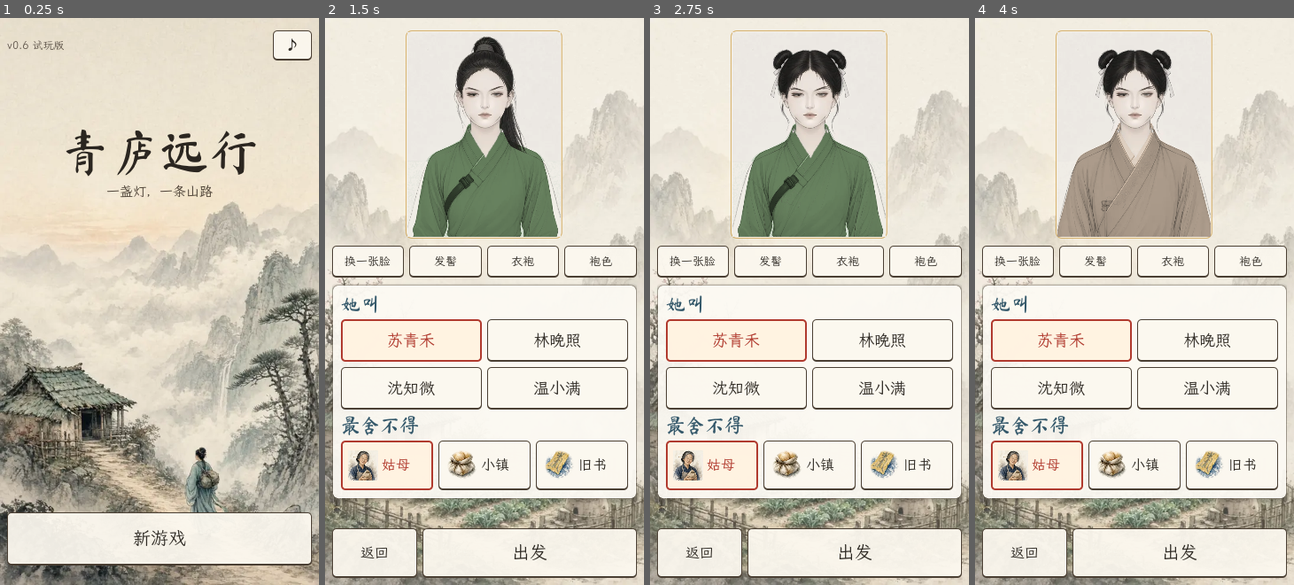
Above: before the commit, frames 1-4 (left to right).
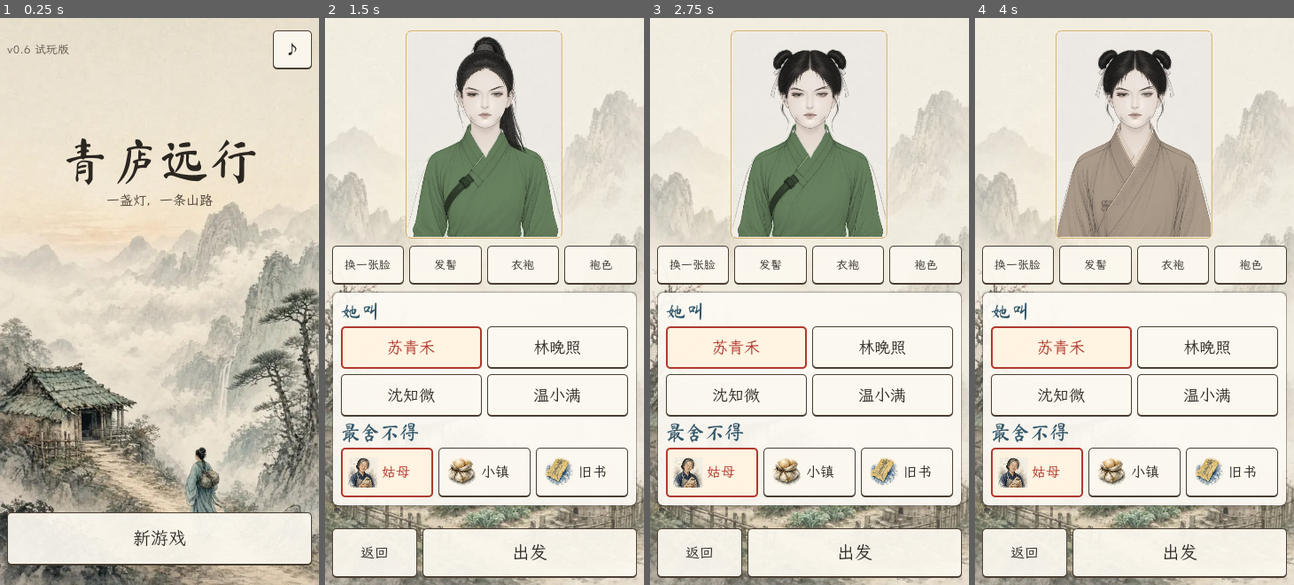
Above: after the commit, the same moments.

Repository: loo0p/qinglu-yuanxing
Game: Godot game, scene res://scenes/Main.tscn
The game is run twice, just before and just after one commit, with the same random seed, the same clock (stepped at 60 frames per second) and the same inputs.
Inputs:
- Up to frame 1 (0.25 s): no input
- Up to frame 2 (1.5 s): click "新游戏" at 0.5 s; click "换一张脸" at 1.25 s
- Up to frame 3 (2.75 s): click "发髻" at 2 s
- Up to frame 4 (4 s): click "衣袍" at 2.75 s; click "袍色" at 3.5 s

The runs differ from the first frame. In frame 1, 2.6% of the frame differs, in the area x 2-98%, y 3-34%; in frame 2, 9.5%, in the area x 2-98%, y 41-87%; in frame 3, 9.5%; in frame 4, 9.5%.

Commit message:
v0.6.7: mobile feel — 44px touch targets, 13px min font, safe-area insets, tap-to-finish-text, double-tap guard, nav tab style, brush-font tofu fix

Diff:
--- a/scripts/main.gd
+++ b/scripts/main.gd
@@ -178,7 +178,8 @@
 		var sp = AudioStreamPlayer.new()
 		add_child(sp)
 		sfx_players.append(sp)
-	get_viewport().size_changed.connect(func(): refresh())
+	get_viewport().size_changed.connect(func(): _apply_safe_area(); refresh())
+	_apply_safe_area()
 	_hook_web()
 	if OS.has_feature("web"):
 		PLib.fetch = _pf_fetch
@@ -186,6 +187,22 @@
 		get_tree().create_timer(2.5).timeout.connect(_pf_prefetch_all)
 	session_start = Time.get_ticks_msec()
 	refresh()
+
+## 刘海/底部横条：读 CSS env(safe-area-inset-*)（页面已设 viewport-fit=cover），换算成画面像素加到四边留白上
+func _apply_safe_area() -> void:
+	var ins = [0.0, 0.0, 0.0, 0.0]
+	if OS.has_feature("web"):
+		var js = JavaScriptBridge.eval("""(function(){var d=document.getElementById('qsafe');if(!d){d=document.createElement('div');d.id='qsafe';d.style.cssText='position:fixed;left:0;top:0;width:0;height:0;visibility:hidden;padding:env(safe-area-inset-top) env(safe-area-inset-right) env(safe-area-inset-bottom) env(safe-area-inset-left)';document.body.appendChild(d);}var c=getComputedStyle(d);return JSON.stringify([parseFloat(c.paddingTop)||0,parseFloat(c.paddingRight)||0,parseFloat(c.paddingBottom)||0,parseFloat(c.paddingLeft)||0,window.innerHeight||0]);})()""", true)
+		var a = JSON.parse_string(String(js)) if js is String else null
+		if a is Array and a.size() == 5 and float(a[4]) > 0:
+			var k = get_viewport_rect().size.y / float(a[4])
+			ins = [a[0] * k, a[1] * k, a[2] * k, a[3] * k]
+	safe_inset = ins
+	var sides = ["top", "right", "bottom", "left"]
+	for i in 4:
+		ui.add_theme_constant_override("margin_" + sides[i], 8 + int(ceil(ins[i])))
+
+var safe_inset = [0.0, 0.0, 0.0, 0.0]
 
 func _font(path: String) -> Font:
 	var f = load(path)
@@ -464,7 +481,11 @@
 		n.remove_child(c)
 		c.queue_free()
 
+const MIN_TAP := 44      # 可点控件最小边长（px，≈ CSS px）
+const MIN_FONT := 13     # 最小字号：360×640 下 11–12px 太小
+
 func L(text: String, size: int = 16, color: Color = C_TEXT, parent: Node = null) -> Label:
+	size = maxi(size, MIN_FONT)
 	var l = Label.new()
 	l.text = text
 	var par: Node = parent if parent else body
@@ -503,7 +524,7 @@
 	var b = Button.new()
 	b.text = text
 	b.disabled = not enabled
-	b.custom_minimum_size = Vector2(0, h)
+	b.custom_minimum_size = Vector2(44, maxi(h, MIN_TAP))
 	b.size_flags_horizontal = Control.SIZE_EXPAND_FILL
 	b.autowrap_mode = TextServer.AUTOWRAP_WORD_SMART
 	b.pressed.connect(func(): _press(cb))
@@ -577,7 +598,13 @@
 		s2.horizontal_alignment = HORIZONTAL_ALIGNMENT_CENTER
 	return r
 
+var last_press_ms := -1000
 func _press(cb: Callable) -> void:
+	# 防误触：手机上一次点按可能同时来触摸 + 模拟鼠标，或手抖连点；240ms 内的第二下不算（无头测试不限）
+	var now = Time.get_ticks_msec()
+	if DisplayServer.get_name() != "headless" and now - last_press_ms < 240:
+		return
+	last_press_ms = now
 	sfx("tap")
 	var before = [g.s.get("loc", ""), g.s.get("trip", {}).get("stage", ""), g.s.get("ending", "")]
 	var items_before = _inventory()
@@ -876,9 +903,9 @@
 	b.add_theme_stylebox_override("normal", sb)
 	b.add_theme_stylebox_override("hover", sb)
 	b.add_theme_stylebox_override("focus", sb)
-	b.custom_minimum_size = Vector2(w, 38)
-	b.size = Vector2(w, 38)
-	b.position = at - Vector2(w / 2.0, 19)
+	b.custom_minimum_size = Vector2(w, MIN_TAP)
+	b.size = Vector2(w, MIN_TAP)
+	b.position = at - Vector2(w / 2.0, MIN_TAP / 2.0)
 	b.pressed.connect(func(): _press(cb))
 	stage.add_child(b)
 	# 呼吸：轻轻上下浮动，提示可点
@@ -945,7 +972,7 @@
 	var bb = Button.new()
 	bb.icon = tex("ico_juqi")
 	bb.expand_icon = true
-	bb.custom_minimum_size = Vector2(38, 34)
+	bb.custom_minimum_size = Vector2(MIN_TAP, MIN_TAP)
 	bb.add_theme_constant_override("icon_max_width", 24)
 	bb.pressed.connect(func(): _press(func(): sheet = "" if sheet == "stats" else "stats"))
 	r.add_child(bb)
@@ -957,7 +984,11 @@
 	if g.world != null:
 		tabs.insert(3, ["jianghu", "江湖", "ico_lingshi"])
 	for t in tabs:
-		var b = BI(("● " if tab == t[0] else "") + t[1], t[2], func(): tab = t[0]; sheet = "", true, r, 46)
+		# 选中的页签不再加“● ”（5 个页签时会把“青庐”挤成两行），改用底色 + 主色字
+		var b = BI(t[1], t[2], func(): tab = t[0]; sheet = "", true, r, 46)
+		if tab == t[0]:
+			b.add_theme_stylebox_override("normal", _sb(Color(C_ACCENT.r, C_ACCENT.g, C_ACCENT.b, 0.16), C_ACCENT, 8, 1, 4))
+			b.add_theme_color_override("font_color", C_ACCENT)
 		b.add_theme_font_size_override("font_size", 13 if tabs.size() > 4 else 14)
 		if tabs.size() > 4:
 			b.add_theme_constant_override("h_separation", 1)
@@ -990,7 +1021,7 @@
 	ht.size_flags_horizontal = Control.SIZE_EXPAND_FILL
 	var cb = B("收起", func(): sheet = "", true, top, 34)
 	cb.size_flags_horizontal = Control.SIZE_SHRINK_END
-	cb.custom_minimum_size = Vector2(64, 34)
+	cb.custom_minimum_size = Vector2(64, MIN_TAP)
 	cb.add_theme_font_size_override("font_size", 13)
 	match sheet:
 		"field": _sheet_field(v)
@@ -1060,7 +1091,7 @@
 		for i in s["queue"].size():
 			var qi = i
 			var qb = B("%s%s" % ["↑" if i > 0 else "", GS.RECIPES[s["queue"][i][0]]["name"].substr(0, 2)], func(): g.queue_move(qi, -1), i > 0, r4, 30)
-			qb.add_theme_font_size_override("font_size", 11)
+			qb.add_theme_font_size_override("font_size", 13)
 	var grid = GridContainer.new()
 	grid.columns = 5
 	grid.add_theme_constant_override("h_separation", 6)
@@ -1108,21 +1139,21 @@
 			var sl = s["pack"][i]
 			var idx = i
 			var b = BI("%s%s×%d" % ["◎" if sl["key"] else "", N(sl["id"]), int(sl["n"])], ICON.get(sl["id"], "ico_fu"), func(): g.pack_take(idx), true, grid, 42)
-			b.add_theme_font_size_override("font_size", 12)
+			b.add_theme_font_size_override("font_size", 13)
 		else:
 			var e = B("空", func(): pass, false, grid, 42)
-			e.add_theme_font_size_override("font_size", 12)
+			e.add_theme_font_size_override("font_size", 13)
 	var rr2 = row(v, 4)
 	for id in ["pill_juqi", "fu_bishui", "fu_jingshui", "pill_quzhang"]:
 		if g.store_n(id) > 0:
 			var b2 = BI("带%s" % N(id), ICON[id], func(): g.pack_put(id, id == "pill_juqi"), s["pack"].size() < 6 or g.pack_n(id) > 0, rr2, 38)
-			b2.add_theme_font_size_override("font_size", 12)
+			b2.add_theme_font_size_override("font_size", 13)
 	if s["pack"].size() > 0:
 		var rr3 = row(v, 4)
 		for i in s["pack"].size():
 			var idx = i
 			var b3 = B("◎%d" % (i + 1), func(): g.toggle_key(idx), true, rr3, 30)
-			b3.add_theme_font_size_override("font_size", 11)
+			b3.add_theme_font_size_override("font_size", 13)
 	var pr = row(v, 4)
 	var presets: Array = s.get("presets", [{}, {}, {}])
 	for k in 3:
@@ -1130,9 +1161,9 @@
 		var has: bool = not presets[k].is_empty()
 		var lab = ("存入方案%d" % (k + 1)) if (preset_save_mode or not has) else ("装方案%d" % (k + 1))
 		var pb = B(lab, func(): _preset(kk), true, pr, 32)
-		pb.add_theme_font_size_override("font_size", 11)
+		pb.add_theme_font_size_override("font_size", 13)
 	var sm = B("取消" if preset_save_mode else "存…", func(): preset_save_mode = not preset_save_mode, presets.any(func(x): return not x.is_empty()), pr, 32)
-	sm.add_theme_font_size_override("font_size", 11)
+	sm.add_theme_font_size_override("font_size", 13)
 
 func _sheet_stats(v: Node) -> void:
 	var s = g.s
@@ -1192,7 +1223,7 @@
 	vtag.size_flags_horizontal = Control.SIZE_EXPAND_FILL
 	var mb = B("♪" if not muted else "♪×", func(): _toggle_mute(), true, top, 34)
 	mb.size_flags_horizontal = Control.SIZE_SHRINK_END
-	mb.custom_minimum_size = Vector2(44, 34)
+	mb.custom_minimum_size = Vector2(MIN_TAP, MIN_TAP)
 	var gap = Control.new()
 	gap.custom_minimum_size = Vector2(0, get_viewport_rect().size.y * 0.09)
 	gap.mouse_filter = Control.MOUSE_FILTER_IGNORE
@@ -1387,16 +1418,29 @@
 		tl.visible_characters = total - last_len
 		var tw = tl.create_tween()
 		tw.tween_property(tl, "visible_characters", total, last_len * 0.025)
+		type_tw = tw
+		type_label = tl
 	if not done:
-		var adv = B("▼", func(): beat_i += 1, true, v, 30)
+		var adv = B("▼", func(): _advance(), true, v, 44)
 		adv.flat = true
 		adv.alignment = HORIZONTAL_ALIGNMENT_RIGHT
 		adv.add_theme_color_override("font_color", C_GOLD)
 		adv.add_theme_color_override("font_hover_color", C_GOLD)
+		# 点对话框任意处：字还在走就先一下子显完，再点才翻页（触摸会被模拟成鼠标，只认鼠标左键，免得一下翻两页）
 		p.gui_input.connect(func(e):
-			if (e is InputEventMouseButton and e.pressed) or (e is InputEventScreenTouch and e.pressed):
-				_press(func(): beat_i += 1))
+			if e is InputEventMouseButton and e.pressed and e.button_index == MOUSE_BUTTON_LEFT:
+				_advance())
 	return done
+
+var type_tw: Tween
+var type_label: Label
+func _advance() -> void:
+	if DisplayServer.get_name() != "headless" and type_tw != null and type_tw.is_valid() and type_tw.is_running():
+		type_tw.kill()
+		if is_instance_valid(type_label):
+			type_label.visible_characters = -1
+		return
+	_press(func(): beat_i += 1)
 
 # ------------------------------------------------------------ 弹卡
 func _modal() -> void:
@@ -1621,7 +1665,7 @@
 		var at = _at(r, pos.get(nid, pos["_start"]))
 		var dot = Label.new()
 		dot.text = ("● " if nid in done_path else "○ ") + g.events[nd["event"]]["title"]
-		dot.add_theme_font_size_override("font_size", 12)
+		dot.add_theme_font_size_override("font_size", 13)
 		dot.add_theme_color_override("font_color", Color("#8A3A22") if nid in done_path else Color("#3A332B"))
 		dot.add_theme_stylebox_override("normal", _sb(Color(0.985, 0.97, 0.935, 0.75), Color(0, 0, 0, 0), 8, 0, 3))
 		dot.position = at - Vector2(30, 10)
@@ -2050,7 +2094,7 @@
 	H("江湖", 26, C_ACCENT, top).size_flags_horizontal = Control.SIZE_EXPAND_FILL
 	var me = B("她的生平", func(): person_id = 1; person_tab = "life"; modal = {"kind": "person"}, true, top, 36)
 	me.size_flags_horizontal = Control.SIZE_SHRINK_END
-	me.custom_minimum_size = Vector2(96, 36)
+	me.custom_minimum_size = Vector2(96, MIN_TAP)
 	var ppl: Array = w.acquaintances()
 	L("认识的人（%d）" % ppl.size(), 15, C_INK)
 	if ppl.is_empty():
@@ -2235,6 +2279,29 @@
 			g.world.fire(tid, r, {})
 			_save()
 			refresh()
+		"beat":
+			if OS.has_feature("web"):
+				JavaScriptBridge.get_interface("window").qinglu_beat = beat_i
+			return str(beat_i)
+		"audit":
+			# 调试：列出当前画面里小于 44px 的可点控件、小于 13px 的字
+			var small := []
+			var tiny := []
+			var st := [self]
+			while not st.is_empty():
+				var n: Node = st.pop_back()
+				for c in n.get_children():
+					st.append(c)
+				if n is Control and n.is_visible_in_tree():
+					var r: Rect2 = n.get_global_rect()
+					if n is BaseButton and (r.size.y < 44 or r.size.x < 44):
+						small.append("%s %dx%d" % [String(n.text) if n is Button else n.get_class(), int(r.size.x), int(r.size.y)])
+					if n is Label and n.text.strip_edges() != "" and n.get_theme_font_size("font_size") < 13:
+						tiny.append("%s %d" % [n.text.substr(0, 10), n.get_theme_font_size("font_size")])
+			var js = JSON.stringify({"small": small, "tiny": tiny})
+			if OS.has_feature("web"):
+				JavaScriptBridge.get_interface("window").qinglu_audit = js
+			return js
 		"reveal":
 			beat_i = 99
 			refresh()
Not shown, changed: export_presets.cfg
Binary file changed: fonts/WenKai-sub.ttf
Not shown, changed: fonts/glyphs.txt
Not shown, changed: fonts/glyphs_brush.txt
Not shown, changed: tests/ui_smoke_results.txt
Not shown, changed: STATUS.md
Not shown, changed: tools/make_font.py
